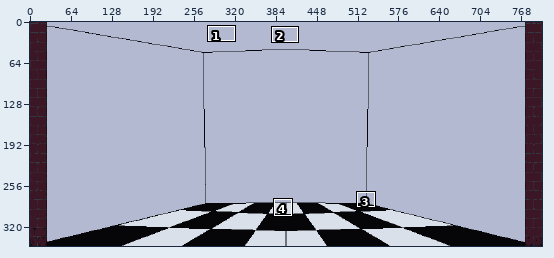
A pixel-art file gets an edit: src/Map Objects/Plax/bg_lab.aseprite. The picture above shows the old version from afar; the outline marks the close-up.
Close-up. Old version:
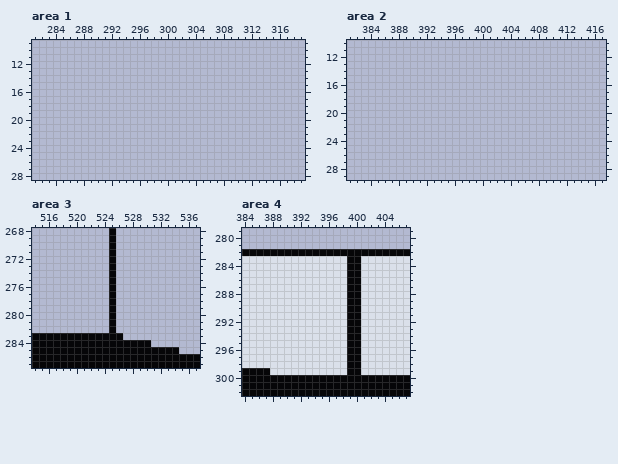
800x350 pixels, 1 frame. Shown: area 1: x 281..319, y 9..28; area 2: x 381..417, y 10..29; area 3: x 514..537, y 268..287; area 4: x 384..407, y 279..302. The commit also changed other parts of the picture, which this record leaves out.
After:
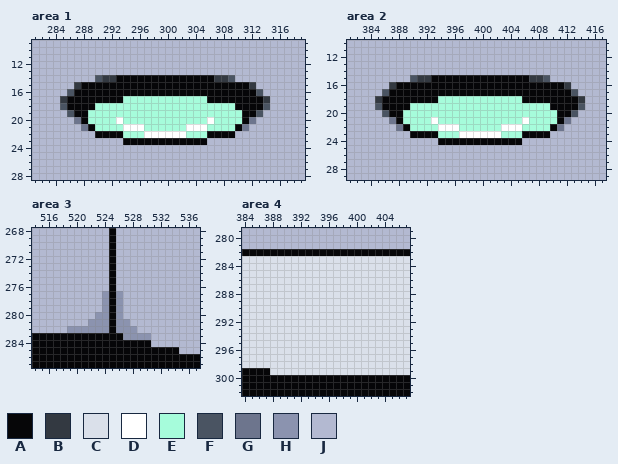
Palette (. is transparent): A #060608  B #333941  C #dae0ea  D #ffffff  E #a6fcdb  F #4a5462  G #6d758d  H #8b93af  J #b3b9d1
The exact change:
layer "Background" added
layer "Lamps" added
layer "Layer 3" removed
--- area 1, layer "Lamps"
@@ x 281..319 @@
 13 JJJJJJJJJJJJJJJJJJJJJJJJJJJJJJJJJJJJJJJ
-14 JJJJJJJJJJJJJJJJJJJJJJJJJJJJJJJJJJJJJJJ
-15 JJJJJJJJJJJJJJJJJJJJJJJJJJJJJJJJJJJJJJJ
-16 JJJJJJJJJJJJJJJJJJJJJJJJJJJJJJJJJJJJJJJ
-17 JJJJJJJJJJJJJJJJJJJJJJJJJJJJJJJJJJJJJJJ
-18 JJJJJJJJJJJJJJJJJJJJJJJJJJJJJJJJJJJJJJJ
-19 JJJJJJJJJJJJJJJJJJJJJJJJJJJJJJJJJJJJJJJ
-20 JJJJJJJJJJJJJJJJJJJJJJJJJJJJJJJJJJJJJJJ
-21 JJJJJJJJJJJJJJJJJJJJJJJJJJJJJJJJJJJJJJJ
-22 JJJJJJJJJJJJJJJJJJJJJJJJJJJJJJJJJJJJJJJ
-23 JJJJJJJJJJJJJJJJJJJJJJJJJJJJJJJJJJJJJJJ
+14 JJJJJJJJJFBBAAAAAAAAAAAAAABBFJJJJJJJJJJ
+15 JJJJJJBAAAAAAAAAAAAAAAAAAAAAAAABJJJJJJJ
+16 JJJJJFAAAAAAAAAAAAAAAAAAAAAAAAAAFJJJJJJ
+17 JJJJBAAAAAAAAEEEEEEEEEEEEAAAAAAAABJJJJJ
+18 JJJJFAAAAEEEEEEEEEEEEEEEEEEEEAAAAFJJJJJ
+19 JJJJJFAAEEEEEEEEEEEEEEEEEEEEEEAAFJJJJJJ
+20 JJJJJJGAEEEEDEEEEEEEEEEEEDEEEEAGJJJJJJJ
+21 JJJJJJJGAEEEEDDDEEEEEEDDDEEEEAGJJJJJJJJ
+22 JJJJJJJJJAAAAEEEDDDDDDEEEAAAAJJJJJJJJJJ
+23 JJJJJJJJJJJJJAAAAAAAAAAAAJJJJJJJJJJJJJJ
 24 JJJJJJJJJJJJJJJJJJJJJJJJJJJJJJJJJJJJJJJ
--- area 2, layer "Lamps"
@@ x 381..417 @@
 14 JJJJJJJJJJJJJJJJJJJJJJJJJJJJJJJJJJJJJ
-15 JJJJJJJJJJJJJJJJJJJJJJJJJJJJJJJJJJJJJ
-16 JJJJJJJJJJJJJJJJJJJJJJJJJJJJJJJJJJJJJ
-17 JJJJJJJJJJJJJJJJJJJJJJJJJJJJJJJJJJJJJ
-18 JJJJJJJJJJJJJJJJJJJJJJJJJJJJJJJJJJJJJ
-19 JJJJJJJJJJJJJJJJJJJJJJJJJJJJJJJJJJJJJ
-20 JJJJJJJJJJJJJJJJJJJJJJJJJJJJJJJJJJJJJ
-21 JJJJJJJJJJJJJJJJJJJJJJJJJJJJJJJJJJJJJ
-22 JJJJJJJJJJJJJJJJJJJJJJJJJJJJJJJJJJJJJ
-23 JJJJJJJJJJJJJJJJJJJJJJJJJJJJJJJJJJJJJ
-24 JJJJJJJJJJJJJJJJJJJJJJJJJJJJJJJJJJJJJ
+15 JJJJJJJJJFBBAAAAAAAAAAAAAABBFJJJJJJJJ
+16 JJJJJJBAAAAAAAAAAAAAAAAAAAAAAAABJJJJJ
+17 JJJJJFAAAAAAAAAAAAAAAAAAAAAAAAAAFJJJJ
+18 JJJJBAAAAAAAAEEEEEEEEEEEEAAAAAAAABJJJ
+19 JJJJFAAAAEEEEEEEEEEEEEEEEEEEEAAAAFJJJ
+20 JJJJJFAAEEEEEEEEEEEEEEEEEEEEEEAAFJJJJ
+21 JJJJJJGAEEEEDEEEEEEEEEEEEDEEEEAGJJJJJ
+22 JJJJJJJGAEEEEDDDEEEEEEDDDEEEEAGJJJJJJ
+23 JJJJJJJJJAAAAEEEDDDDDDEEEAAAAJJJJJJJJ
+24 JJJJJJJJJJJJJAAAAAAAAAAAAJJJJJJJJJJJJ
 25 JJJJJJJJJJJJJJJJJJJJJJJJJJJJJJJJJJJJJ
--- area 3, layer "Background"
@@ x 517..532 @@
 276 JJJJJJJJAJJJJJJJ
-277 JJJJJJJJAJJJJJJJ
-278 JJJJJJJJAJJJJJJJ
-279 JJJJJJJJAJJJJJJJ
-280 JJJJJJJJAJJJJJJJ
-281 JJJJJJJJAJJJJJJJ
-282 JJJJJJJJAJJJJJJJ
-283 AAAAAAAAAAJJJJJJ
+277 JJJJJJJHAHJJJJJJ
+278 JJJJJJJHAHJJJJJJ
+279 JJJJJJJHAHJJJJJJ
+280 JJJJJJHHAHJJJJJJ
+281 JJJJJHHHAHHJJJJJ
+282 JJHHHHHHAHHHJJJJ
+283 AAAAAAAAAAHHHHJJ
 284 AAAAAAAAAAAAAAJJ
--- area 4, layer "Background"
@@ x 397..402 @@
 282 AAAAAA
-283 CCAACC
-284 CCAACC
-285 CCAACC
-286 CCAACC
-287 CCAACC
-288 CCAACC
-289 CCAACC
-290 CCAACC
-291 CCAACC
-292 CCAACC
-293 CCAACC
-294 CCAACC
-295 CCAACC
-296 CCAACC
-297 CCAACC
-298 CCAACC
-299 CCAACC
+283 CCCCCC
+284 CCCCCC
+285 CCCCCC
+286 CCCCCC
+287 CCCCCC
+288 CCCCCC
+289 CCCCCC
+290 CCCCCC
+291 CCCCCC
+292 CCCCCC
+293 CCCCCC
+294 CCCCCC
+295 CCCCCC
+296 CCCCCC
+297 CCCCCC
+298 CCCCCC
+299 CCCCCC
 300 AAAAAA
Pixel boxes of the changes (left, top, right, bottom) in both close-ups:
changed: (60, 75, 270, 145)
changed: (375, 75, 585, 145)
changed: (67, 291, 151, 340)
changed: (347, 256, 361, 375)
